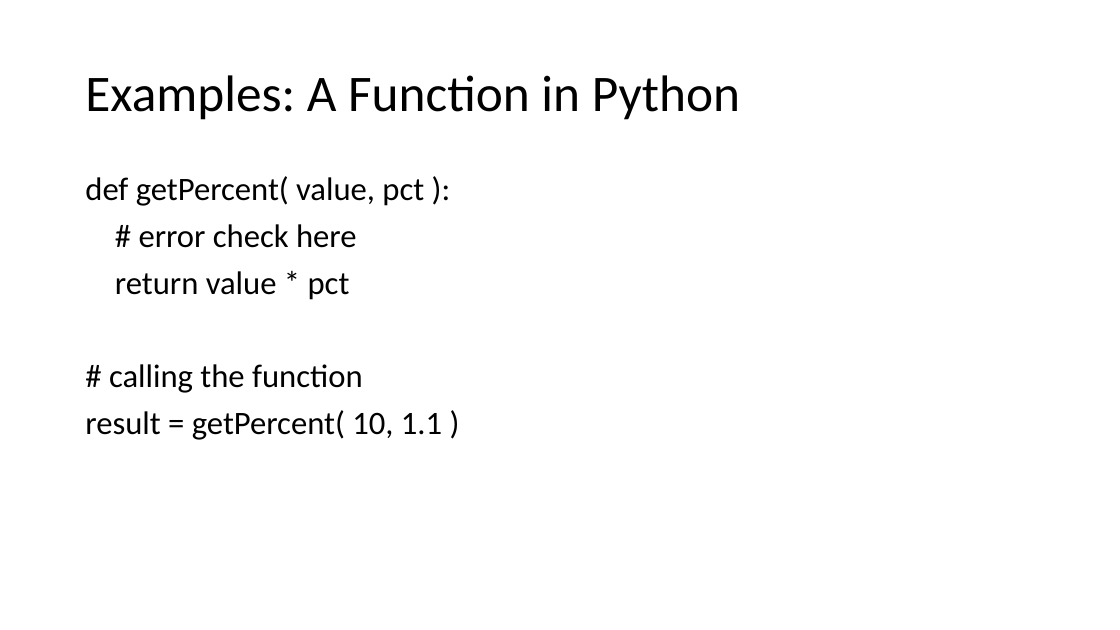
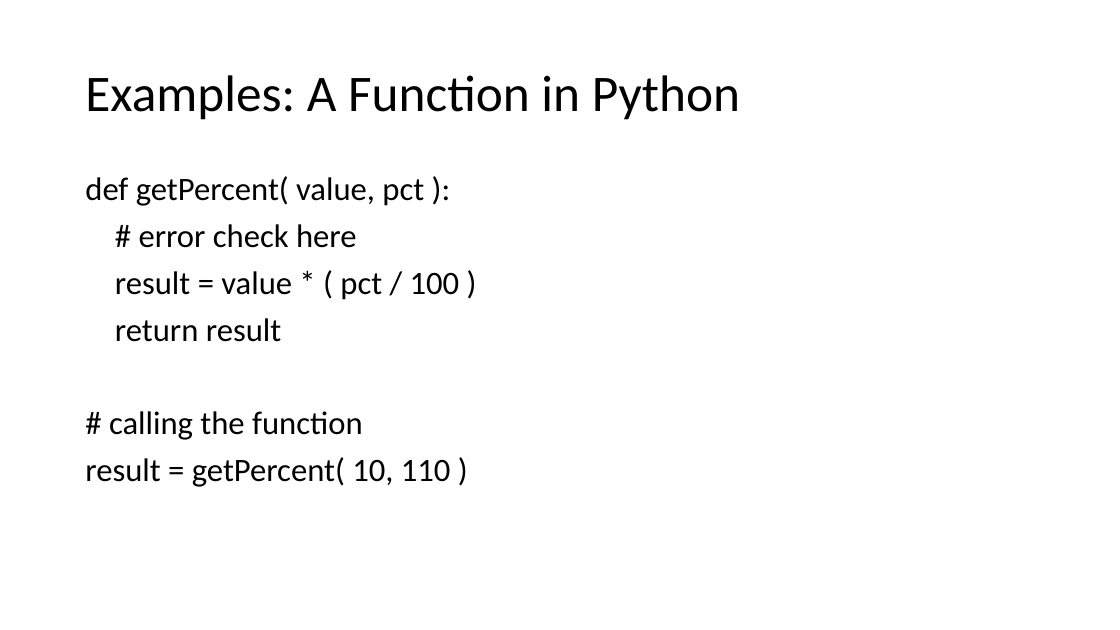
Before and after one commit to NCEAS/oss-2014, a slide deck: slide 9 of day-09/IntroductionToSoftwareClass.pptx. Drawn at 1120x630 pixels with LibreOffice and Linux fonts; fonts in the diff are those of the drawing. Boxes give left, top, right and bottom in pixels: in the first picture for what was removed or moved away, otherwise in the second. Text is boxed around its words. In the diff, an @@ line names an element or a change of style, - is before the commit and + after.

```diff
--- a/day-09/IntroductionToSoftwareClass.pptx
+++ b/day-09/IntroductionToSoftwareClass.pptx
@@ text at [115, 271, 460, 342]: text changed @@
-return value * pct
+result = value * ( pct / 100 )
+return result
@@ text at [85, 457, 451, 487]: text changed @@
-result = getPercent( 10, 1.1 )
+result = getPercent( 10, 110 )
```
Also in this commit, not shown: 8 other slides changed, 1 other file.
